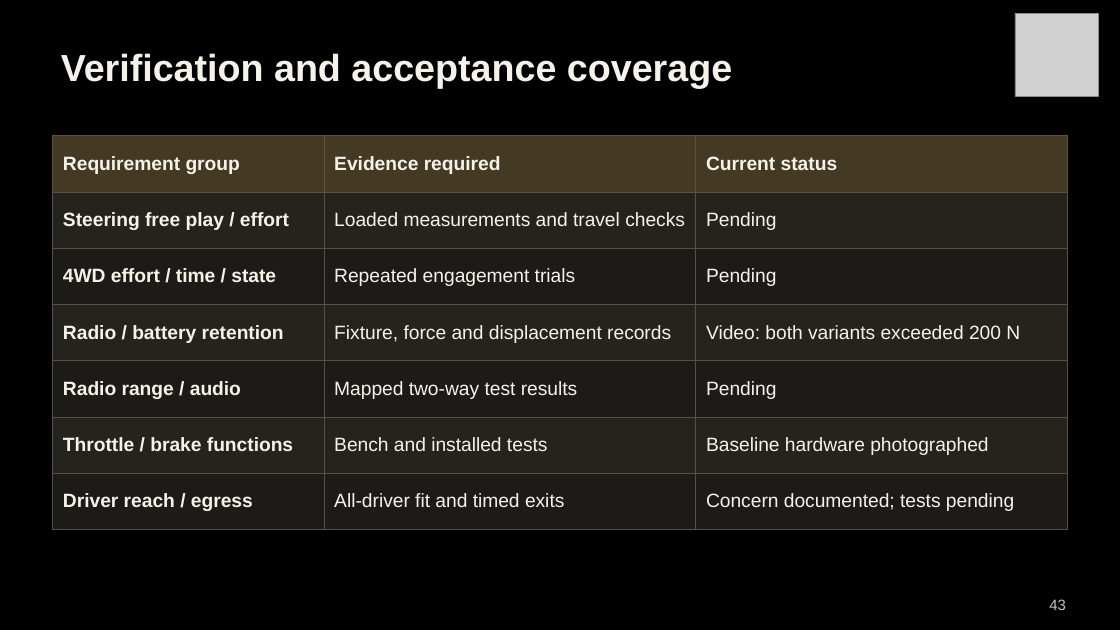
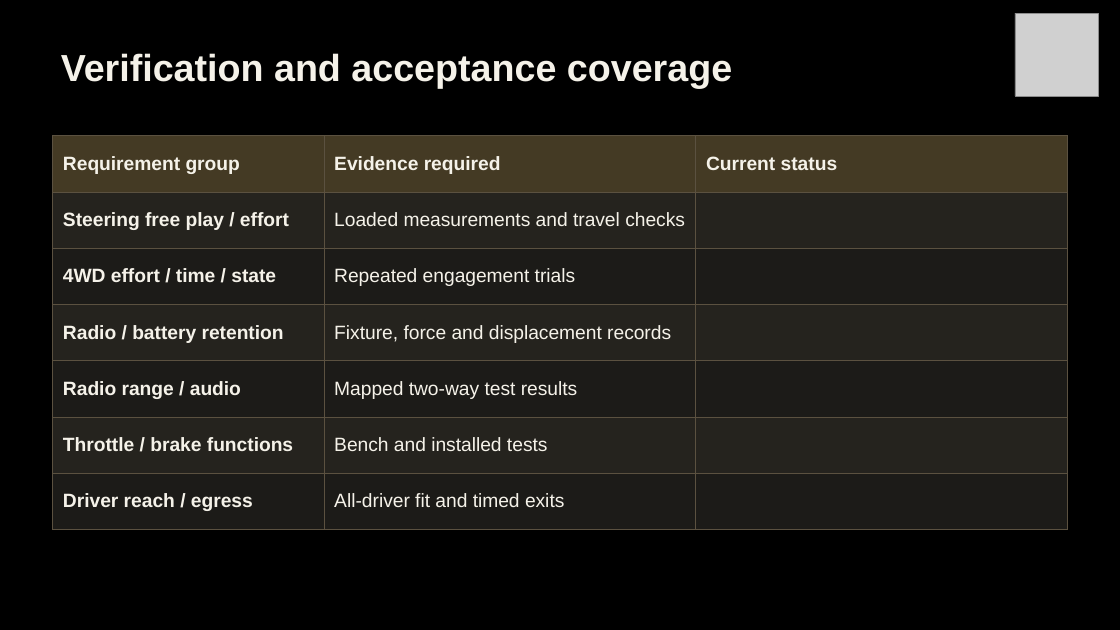
Before and after one commit to Polowater123/Aggie-Baja-Controls-The-A.B.C.-, a slide deck: slide 34 of PDR Draft.pptx (slide 43 before the commit). Drawn at 1120x630 pixels with LibreOffice and Linux fonts; fonts in the diff are those of the drawing; grey boxes stand for pictures. Boxes give left, top, right and bottom in pixels: in the first picture for what was removed or moved away, otherwise in the second. Text is boxed around its words. In the diff, an @@ line names an element or a change of style, - is before the commit and + after.

```diff
--- a/PDR Draft.pptx
+++ b/PDR Draft.pptx
@@ table at (52,135,1068,529) @@
-row 2, column 3: Pending
+row 2, column 3: 
-row 3, column 3: Pending
+row 3, column 3: 
-row 4, column 3: Video: both variants exceeded 200 N
+row 4, column 3: 
-row 5, column 3: Pending
+row 5, column 3: 
-row 6, column 3: Baseline hardware photographed
+row 6, column 3: 
-row 7, column 3: Concern documented; tests pending
+row 7, column 3: 
@@ text removed at (1049,599,1066,610) @@
-43
```
Also in this commit, not shown: 37 other slides changed, 2 slides added, 15 slides removed, 1 other file.
